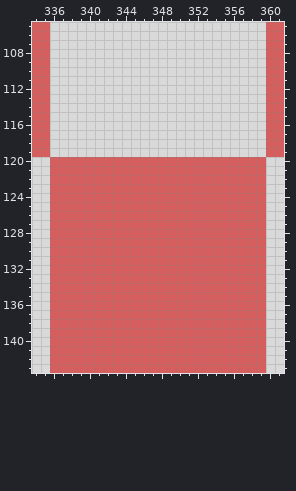
Pixel-art file -- Assets/Resources/Sprites/tiles/Letter box.aseprite. The first picture shows the starting point.
576x144 pixels, 1 frame. Colours within 5 levels of each other are drawn and written as one. Shown: x 334..361, y 105..143.
New version:
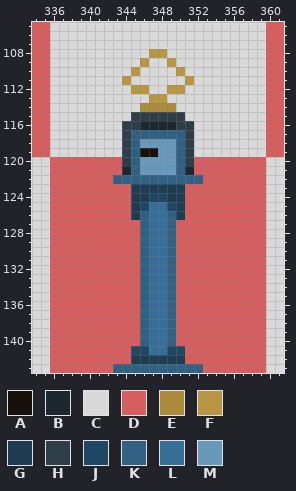
Palette (. is transparent): A #16110b  B #1c2730  C #d9d9d9  D #d65e5e  E #ab8a3c  F #b99644  G #1d3c52  H #2e3e49  J #1f4763  K #306082  L #356f97  M #6898ba
Diff:
@@ x 341..354 @@
 107 CCCCCCCCCCCCCC
-108 CCCCCCCCCCCCCC
-109 CCCCCCCCCCCCCC
-110 CCCCCCCCCCCCCC
-111 CCCCCCCCCCCCCC
-112 CCCCCCCCCCCCCC
-113 CCCCCCCCCCCCCC
-114 CCCCCCCCCCCCCC
-115 CCCCCCCCCCCCCC
-116 CCCCCCCCCCCCCC
-117 CCCCCCCCCCCCCC
-118 CCCCCCCCCCCCCC
-119 CCCCCCCCCCCCCC
-120 DDDDDDDDDDDDDD
-121 DDDDDDDDDDDDDD
-122 DDDDDDDDDDDDDD
-123 DDDDDDDDDDDDDD
-124 DDDDDDDDDDDDDD
-125 DDDDDDDDDDDDDD
-126 DDDDDDDDDDDDDD
-127 DDDDDDDDDDDDDD
-128 DDDDDDDDDDDDDD
-129 DDDDDDDDDDDDDD
-130 DDDDDDDDDDDDDD
-131 DDDDDDDDDDDDDD
-132 DDDDDDDDDDDDDD
-133 DDDDDDDDDDDDDD
-134 DDDDDDDDDDDDDD
-135 DDDDDDDDDDDDDD
-136 DDDDDDDDDDDDDD
-137 DDDDDDDDDDDDDD
-138 DDDDDDDDDDDDDD
-139 DDDDDDDDDDDDDD
-140 DDDDDDDDDDDDDD
-141 DDDDDDDDDDDDDD
-142 DDDDDDDDDDDDDD
-143 DDDDDDDDDDDDDD
+108 CCCCCCFFCCCCCC
+109 CCCCCFCCFCCCCC
+110 CCCCFCCCCFCCCC
+111 CCCFCCCCCCFCCC
+112 CCCCFFCCFFCCCC
+113 CCCCCCFFCCCCCC
+114 CCCCCEEEECCCCC
+115 CCCCHHHHHHCCCC
+116 CCCHHBBBBHHCCC
+117 CCCHKKKKKKHCCC
+118 CCCHKMMMMKHCCC
+119 CCCHKAAMMKHCCC
+120 DDDHKMMMMKHDDD
+121 DDDBKMMMMKBDDD
+122 DDKKKKKKKKKKDD
+123 DDDDGGGGGGDDDD
+124 DDDDGGJJGGDDDD
+125 DDDDGJLLJGDDDD
+126 DDDDGKLLKGDDDD
+127 DDDDDKLLKDDDDD
+128 DDDDDKLLKDDDDD
+129 DDDDDKLLKDDDDD
+130 DDDDDKLLKDDDDD
+131 DDDDDKLLKDDDDD
+132 DDDDDKLLKDDDDD
+133 DDDDDKLLKDDDDD
+134 DDDDDKLLKDDDDD
+135 DDDDDKLLKDDDDD
+136 DDDDDKLLKDDDDD
+137 DDDDDKLLKDDDDD
+138 DDDDDKLLKDDDDD
+139 DDDDDKLLKDDDDD
+140 DDDDDKLLKDDDDD
+141 DDDDJJLLJJDDDD
+142 DDDDGGGGGGDDDD
+143 DDKKKKKKKKKKDD
